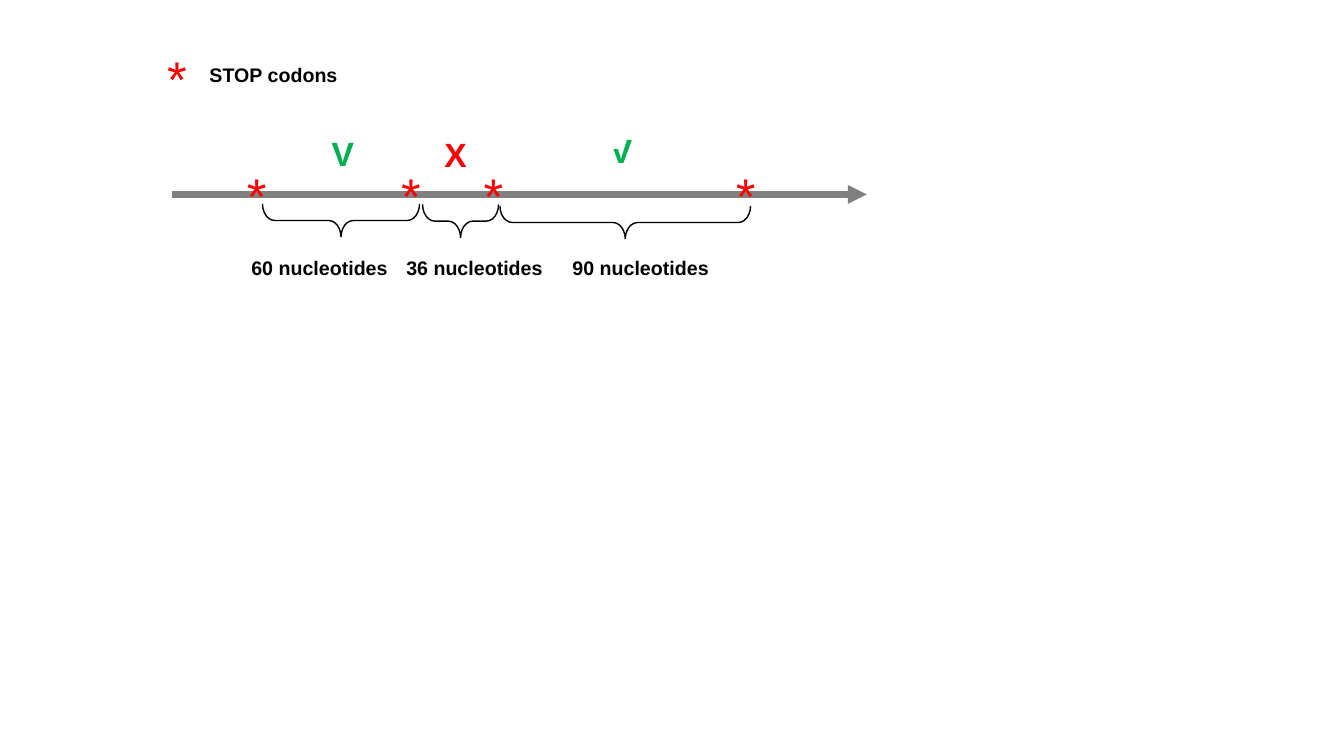
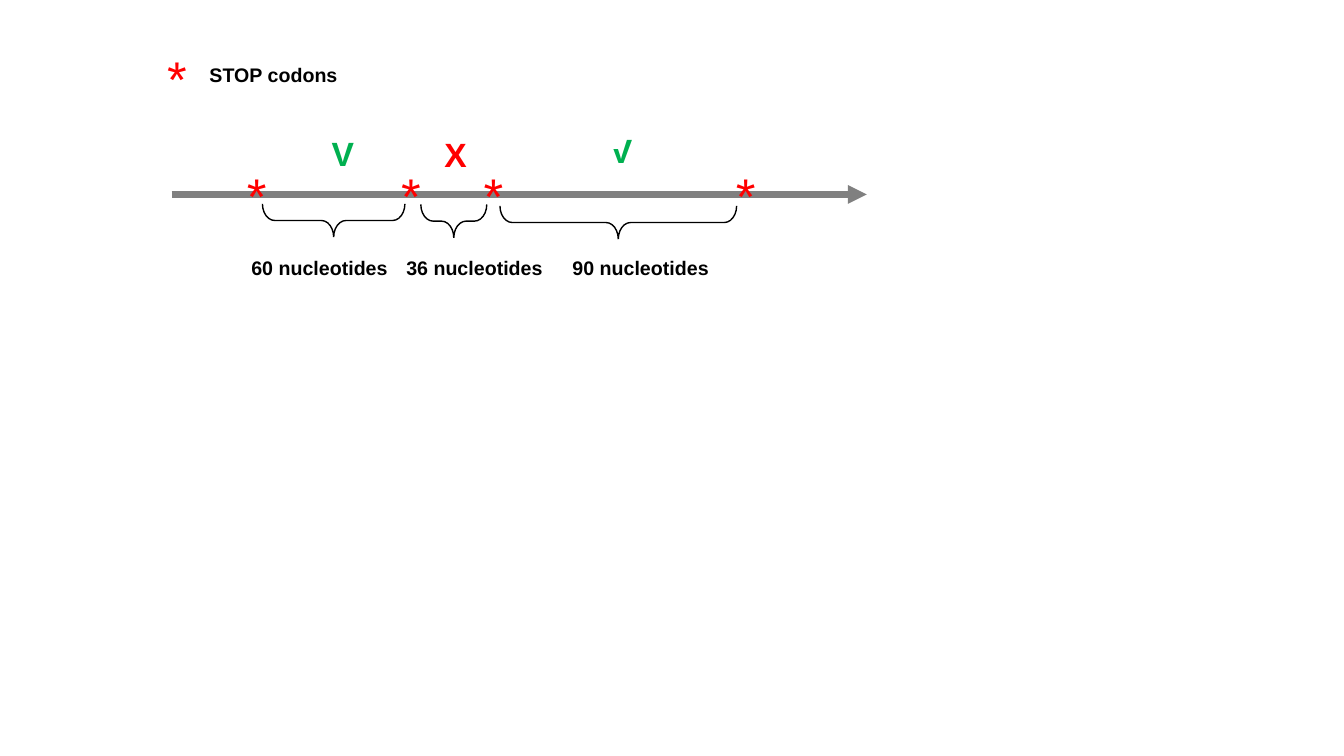
Before and after one commit to i2bc/ORFmine, a slide deck: slide 5 of docs/img/orf_annotation.pptx. Drawn at 1344x756 pixels with LibreOffice and Linux fonts; fonts in the diff are those of the drawing. Boxes give left, top, right and bottom in pixels: in the first picture for what was removed or moved away, otherwise in the second. Text is boxed around its words. In the diff, an @@ line names an element or a change of style, - is before the commit and + after.

```diff
--- a/docs/img/orf_annotation.pptx
+++ b/docs/img/orf_annotation.pptx
@@ right brace: place and size @@
-right brace at bbox=[263, 204, 420, 237]
+right brace at bbox=[262, 204, 404, 237]
@@ right brace: place and size @@
-right brace at bbox=[422, 205, 498, 238]
+right brace at bbox=[421, 205, 487, 238]
@@ right brace: place and size @@
-right brace at bbox=[500, 206, 751, 239]
+right brace at bbox=[500, 206, 737, 239]
```
Also in this commit, not shown: 14 other files.
